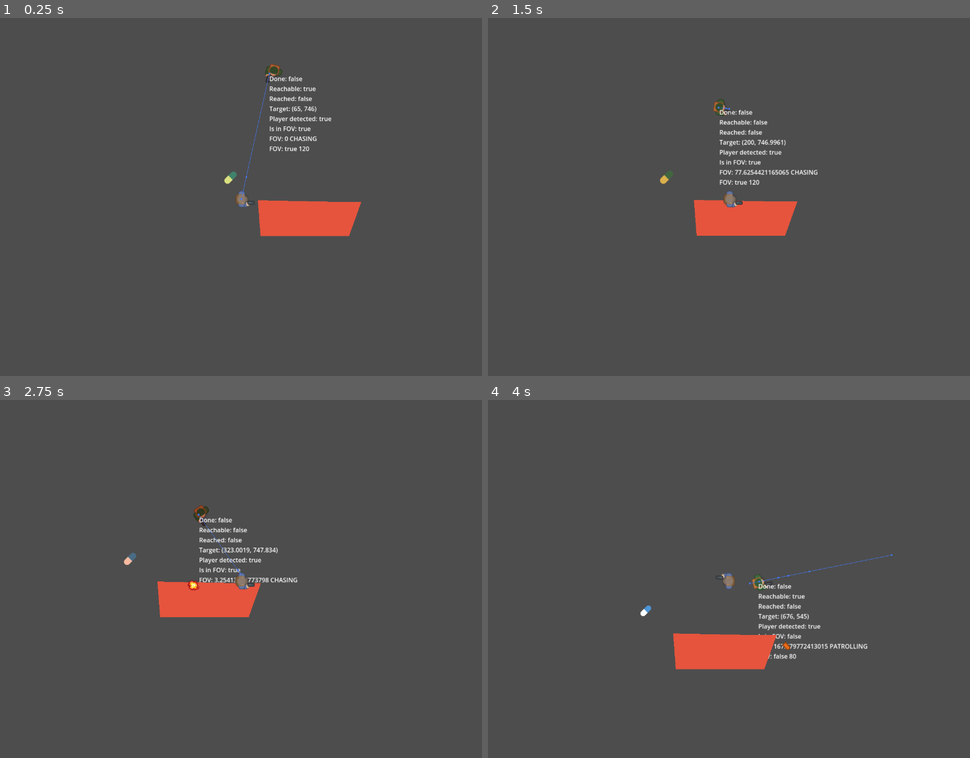
Above: before the commit, frames 1-4 (two rows, left to right).
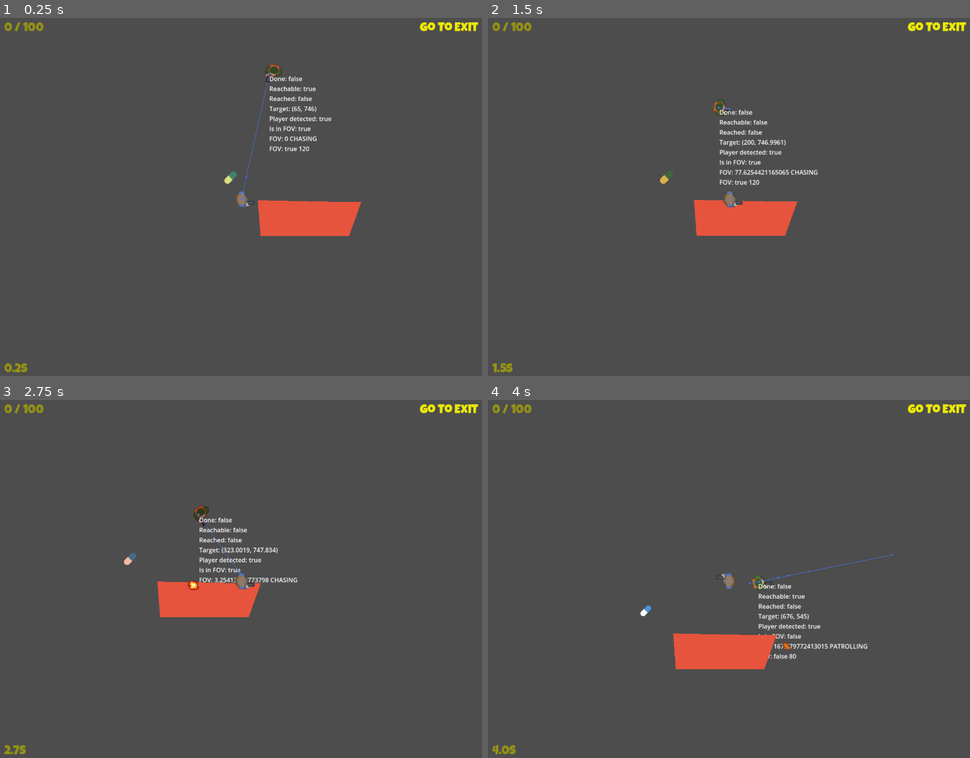
Above: after the commit, the same moments.

Repository: Nhanth123/top-down-shooter
Game: Godot game, scene res://scenes/level_map.tscn
Two runs of this game, one before a commit and one after it. Both use one fixed random seed, a clock stepped at 60 frames per second and the inputs below. Sound files missing from this copy of the repository are replaced by a short silence.
Inputs (mouse positions are in pixels of both pictures, inside the frame that each line leads up to):
- Up to frame 1 (0.25 s): no input
- Up to frame 2 (1.5 s): move the mouse to (839, 179) at 0.52 s; hold D (right) 0.53-1.28 s; click (839, 179) at 0.6 s; move the mouse to (632, 218) at 1.27 s; hold S (down) from 1.28 s (still down); click (632, 218) at 1.35 s
- Up to frame 3 (2.75 s): move the mouse to (289, 500) at 2.02 s; release S (down) at 2.03 s; hold D (right) from 2.03 s (still down); click (289, 500) at 2.1 s
- Up to frame 4 (4 s): move the mouse to (704, 654) at 2.77 s; release D (right) at 2.78 s; hold W (up) 2.78-3.53 s; click (704, 654) at 2.85 s; move the mouse to (878, 636) at 3.52 s; hold A (left) from 3.53 s (still down); click (878, 636) at 3.6 s

The runs differ from the first frame. In frame 1, 0.4% of the frame differs, in the area x 0-100%, y 1-99%; in frame 2, 0.4%; in frame 3, 0.4%; in frame 4, 0.4%.

Commit message:
Feature: improve game UI

Diff:
--- /dev/null
+++ b/scenes/GameUI/game_ui.gd
@@ -0,0 +1,25 @@
+extends Control
+
+@onready var score_label: Label = $MarginContainer/ScoreLabel
+@onready var exit_label: Label = $MarginContainer/ExitLabel
+@onready var time_label: Label = $MarginContainer/TimeLabel
+@onready var game_over: Label = $ColorRect/GameOver
+@onready var color_rect: ColorRect = $ColorRect
+
+var _time: float = 0.0
+
+func _ready() -> void:
+	SignalManager.on_show_exit.connect(_on_show_exit)
+	SignalManager.on_exit.connect(_on_exit)
+
+func _process(delta: float) -> void:
+	_time += delta
+	time_label.text = "%.1fs" % _time
+
+func _on_show_exit():
+	exit_label.show()
+
+func _on_exit():
+	set_process(false)
+	color_rect.show()
+	game_over.text = "Well done, you took: %.1f seconds" % _time
--- /dev/null
+++ b/scenes/GameUI/game_ui.tscn
@@ -0,0 +1,72 @@
+[gd_scene load_steps=4 format=3 uid="uid://wbgcl2je2eai"]
+
+[ext_resource type="Script" path="res://scenes/GameUI/game_ui.gd" id="1_1b56e"]
+[ext_resource type="LabelSettings" uid="uid://fl3d2en01l5u" path="res://scenes/GameUI/label_orange.tres" id="1_5rd4w"]
+[ext_resource type="LabelSettings" uid="uid://c5iceudxvausy" path="res://scenes/GameUI/label_yellow.tres" id="2_2frro"]
+
+[node name="GameUI" type="Control"]
+layout_mode = 3
+anchors_preset = 15
+anchor_right = 1.0
+anchor_bottom = 1.0
+grow_horizontal = 2
+grow_vertical = 2
+script = ExtResource("1_1b56e")
+
+[node name="MarginContainer" type="MarginContainer" parent="."]
+layout_mode = 1
+anchors_preset = 15
+anchor_right = 1.0
+anchor_bottom = 1.0
+grow_horizontal = 2
+grow_vertical = 2
+theme_override_constants/margin_left = 24
+theme_override_constants/margin_top = 24
+theme_override_constants/margin_right = 24
+theme_override_constants/margin_bottom = 24
+
+[node name="ScoreLabel" type="Label" parent="MarginContainer"]
+layout_mode = 2
+size_flags_horizontal = 0
+size_flags_vertical = 0
+text = "0 / 100"
+label_settings = ExtResource("1_5rd4w")
+
+[node name="ExitLabel" type="Label" parent="MarginContainer"]
+layout_mode = 2
+size_flags_horizontal = 8
+size_flags_vertical = 0
+text = "Go To Exit"
+label_settings = ExtResource("2_2frro")
+
+[node name="TimeLabel" type="Label" parent="MarginContainer"]
+layout_mode = 2
+size_flags_vertical = 8
+text = "1000s"
+label_settings = ExtResource("1_5rd4w")
+
+[node name="ColorRect" type="ColorRect" parent="."]
+visible = false
+layout_mode = 1
+anchors_preset = 15
+anchor_right = 1.0
+anchor_bottom = 1.0
+grow_horizontal = 2
+grow_vertical = 2
+color = Color(0.0392157, 0.92549, 0.968627, 0.184314)
+
+[node name="GameOver" type="Label" parent="ColorRect"]
+layout_mode = 1
+anchors_preset = 8
+anchor_left = 0.5
+anchor_top = 0.5
+anchor_right = 0.5
+anchor_bottom = 0.5
+offset_left = -125.5
+offset_top = -11.5
+offset_right = 125.5
+offset_bottom = 11.5
+grow_horizontal = 2
+grow_vertical = 2
+text = "Well done, you took xxx seconds"
+label_settings = ExtResource("1_5rd4w")
--- /dev/null
+++ b/scenes/GameUI/label_orange.tres
@@ -0,0 +1,8 @@
+[gd_resource type="LabelSettings" load_steps=2 format=3 uid="uid://fl3d2en01l5u"]
+
+[ext_resource type="FontFile" uid="uid://d2lrv4ilq5n7a" path="res://assets/fonts/LuckiestGuy-Regular.ttf" id="1_8o5sn"]
+
+[resource]
+font = ExtResource("1_8o5sn")
+font_size = 32
+font_color = Color(0.575695, 0.566589, 0.0850052, 1)
--- /dev/null
+++ b/scenes/GameUI/label_yellow.tres
@@ -0,0 +1,8 @@
+[gd_resource type="LabelSettings" load_steps=2 format=3 uid="uid://c5iceudxvausy"]
+
+[ext_resource type="FontFile" uid="uid://d2lrv4ilq5n7a" path="res://assets/fonts/LuckiestGuy-Regular.ttf" id="1_6scn2"]
+
+[resource]
+font = ExtResource("1_6scn2")
+font_size = 32
+font_color = Color(0.923009, 0.907455, 0, 1)
--- a/scenes/level_map.tscn
+++ b/scenes/level_map.tscn
@@ -7,6 +7,7 @@
 [ext_resource type="PackedScene" uid="uid://41s3gq06gwcm" path="res://scenes/Player/player.tscn" id="4_lrxse"]
 [ext_resource type="PackedScene" uid="uid://c74udnmaya5v8" path="res://scenes/pickup/pick_up.tscn" id="5_rgn44"]
 [ext_resource type="PackedScene" uid="uid://csvia4lnyvp2a" path="res://scenes/Exit/exit.tscn" id="7_qpiwr"]
+[ext_resource type="PackedScene" uid="uid://wbgcl2je2eai" path="res://scenes/GameUI/game_ui.tscn" id="8_gdsyh"]
 
 [sub_resource type="NavigationPolygon" id="NavigationPolygon_h1qua"]
 vertices = PackedVector2Array(459, 700.117, 459.898, 869.5, 412.563, 728, 350.758, 488, 362.578, 867, 410.609, 884.5, 43.8281, 934.391, 91.8125, 867, 40.1406, 302.289, 81.0078, 723.469, 344.773, 293.688, 315.477, 728, 458.109, 488)
@@ -74,3 +75,7 @@
 
 [node name="Exit" parent="." instance=ExtResource("7_qpiwr")]
 position = Vector2(183, 1035)
+
+[node name="UI" type="CanvasLayer" parent="."]
+
+[node name="GameUI" parent="UI" instance=ExtResource("8_gdsyh")]
Binary file added: assets/fonts/LuckiestGuy-Regular.ttf
Not shown, removed: assets/fonts/LuckiestGuy-Regular.ttf.import
Binary file added: assets/fonts/gemunu-libre-v8-latin-700.ttf
Not shown, removed: assets/fonts/gemunu-libre-v8-latin-700.ttf.import
Not shown, added: assets/spritesheets/EXPLOSION_ANIMATION.png.import
Not shown, added: assets/spritesheets/concrete.png.import
Not shown, added: assets/spritesheets/floor.png.import
Not shown, added: assets/spritesheets/grass.png.import
Not shown, added: assets/spritesheets/objects.png.import
Not shown, added: assets/spritesheets/playeholder_tiles_64.png.import
Not shown, added: assets/spritesheets/walls.png.import
Not shown: 1 places in scenes/level_map.tscn that only renumber resources
